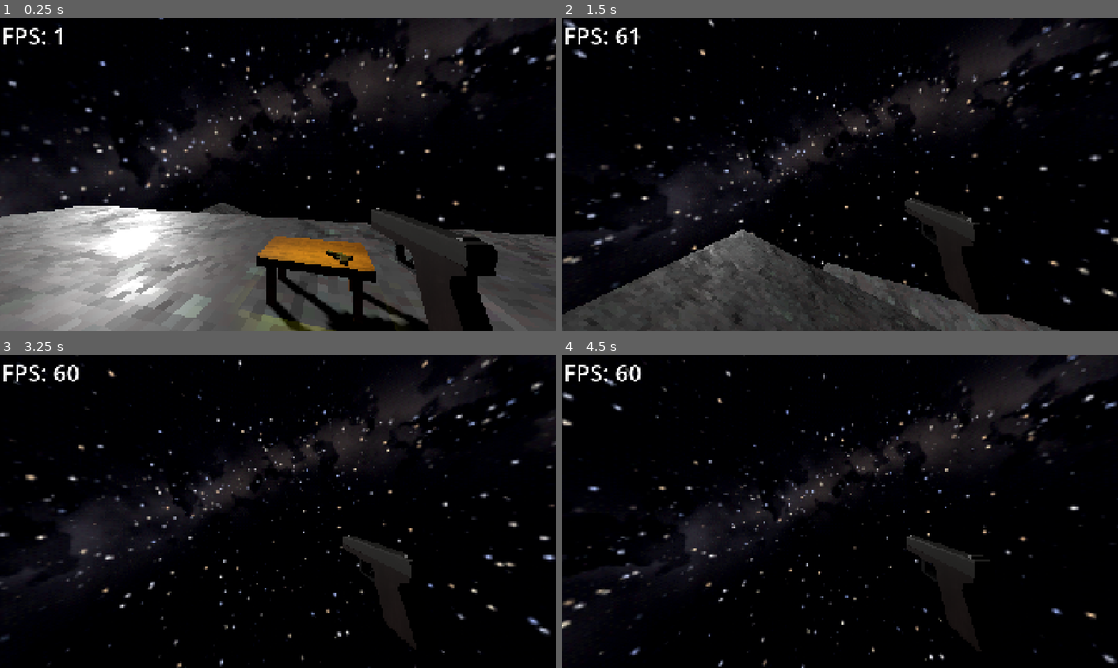
Above: before the commit, frames 1-4 (two rows, left to right).
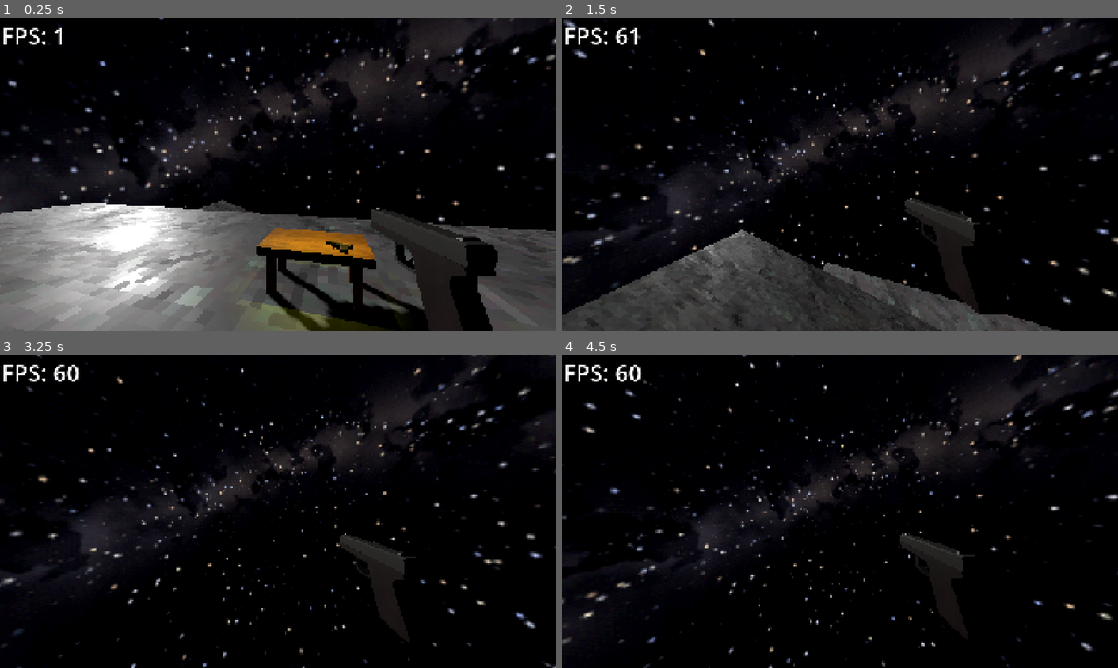
Above: after the commit, the same moments.

Repository: TheM0RSE/GameOff2026
Game: Godot game, scene res://Scenes/Main.tscn
Same seed, same stepped clock (60 frames per second), same inputs: the game is played once before the commit and once after it.
Inputs (mouse positions are in pixels of both pictures, inside the frame that each line leads up to):
- Up to frame 1 (0.25 s): no input
- Up to frame 2 (1.5 s): move the mouse to (867, 174) at 0.52 s; hold W (up) from 0.53 s (still down); tap Shift (Dash) at 0.6 s; tap Space (jump) at 0.77, 0.8, 1.07, 1.35 s; move the mouse to (812, 174) at 1.27 s
- Up to frame 3 (3.25 s): keep holding W (up); tap Space (jump) at 1.52, 1.82, 2.3, 3.02 s; tap Shift (Dash) at 1.55, 2.1, 3.05 s; move the mouse to (289, 505) at 2.02 s; move the mouse to (272, 517) at 2.77 s; tap Ctrl (Slide) at 2.85 s
- Up to frame 4 (4.5 s): keep holding W (up); tap Space (jump) at 3.32, 3.77, 3.8, 4.07 s; move the mouse to (878, 514) at 3.52 s; click (878, 514) at 3.6 s; move the mouse to (795, 508) at 4.27 s; tap Shift (Dash) at 4.35 s

The runs differ from the first frame. In frame 1, 9.7% of the frame differs, in the area x 0-100%, y 58-100%; in frame 2, 0.1%; in frame 3, 5.7%; in frame 4, 6.2%.

Commit message:
Made height change for sliding feel smoother. Changed sluggish movement to be more snappy.

Diff:
--- a/Entities/Player/Player.gd
+++ b/Entities/Player/Player.gd
@@ -23,8 +23,10 @@
 var shake = 0.0
 
 var cam_smooth_y = 0.0
-const CAM_SMOOTH = 14.0 # Higher = less smoothing
-const CAM_MAX_LAG = 0.25
+const CAM_SMOOTH = 20.0 # Higher = less smoothing
+const CAM_MAX_LAG = 0.15
+
+var cam_offset = 0.0
 
 # Move Variables
 var speed: float = 0
@@ -48,7 +50,7 @@
 @export var dash_duration = 0.25
 var dash_timer = 0
 var dash_charges = 3
-var charges_refill_time = 5
+var charges_refill_time = 1.5
 var charges_refill_currentTime = 0
 var dash_direction = Vector3.ZERO
 @export var dash_speed = 20
@@ -109,6 +111,7 @@
 	stand_col_y = collision.position.y
 	speed = WALK_SPEED
 	base_fov = camera.fov
+	cam_offset = stand_cam_y
 
 func _unhandled_input(event):
 	if event is InputEventMouseMotion:
@@ -186,13 +189,15 @@
 	collision.shape.height = target_height
 	collision.position.y = stand_col_y - drop / 2
 
-	var desired_y = global_position.y + cam_target
-
-	# Follow it smoothly
-	cam_smooth_y = lerp(cam_smooth_y, desired_y, CAM_SMOOTH * delta)
-
-	# But never fall too far behind (e.g. long falls or fast jumps)
-	cam_smooth_y = clamp(cam_smooth_y, desired_y - CAM_MAX_LAG, desired_y + CAM_MAX_LAG)
+	# Eye height glides smoothly between standing and sliding
+	cam_offset = lerp(cam_offset, cam_target, 14 * delta)
+	var desired_y = global_position.y + cam_offset
+
+	if is_vaulting or is_on_floor():
+		cam_smooth_y = lerp(cam_smooth_y, desired_y, CAM_SMOOTH * delta)
+		cam_smooth_y = clamp(cam_smooth_y, desired_y - CAM_MAX_LAG, desired_y + CAM_MAX_LAG)
+	else:
+		cam_smooth_y = desired_y
 
 	# Turn that world height back into the camera's local height
 	camera.position.y = cam_smooth_y - global_position.y
@@ -235,7 +240,6 @@
 			camera.fov += 12 * camera_fx_strength
 			shake = 0.04
 			dash_timer = dash_duration
-			charges_refill_currentTime = charges_refill_time
 
 	# Register slide input
 	if ((Input.is_action_just_pressed("Slide") and is_on_floor()) or (Input.is_action_pressed("Slide") and just_landed)) and not is_sliding:
@@ -288,12 +292,12 @@
 		# Apply normal movement to the player
 		horizontal = horizontal.move_toward(target, rate * delta)
 
-		charges_refill_currentTime -= delta
-
-		# print(charges_refill_currentTime)
-		if charges_refill_currentTime <= 0 and dash_charges < 3:
-			charges_refill_currentTime = charges_refill_time
-			dash_charges += 1
+	charges_refill_currentTime -= delta
+
+	# print(charges_refill_currentTime)
+	if charges_refill_currentTime <= 0 and dash_charges < 3:
+		charges_refill_currentTime = charges_refill_time
+		dash_charges += 1
 
 	velocity.x = horizontal.x
 	velocity.z = horizontal.z
